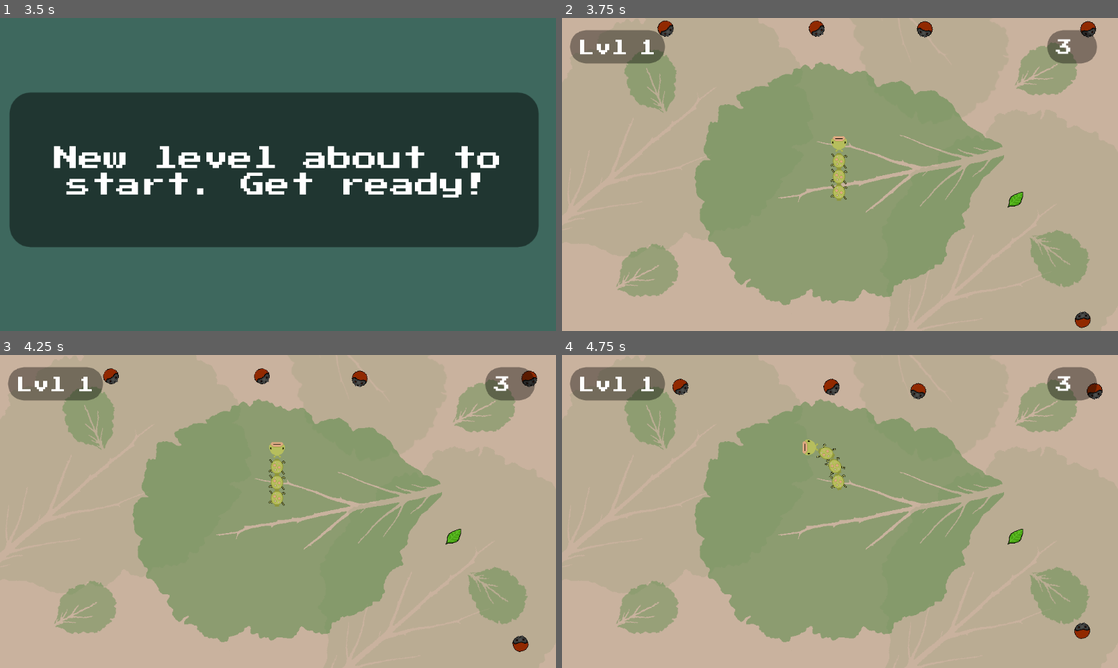
Above: before the commit, frames 1-4 (two rows, left to right).
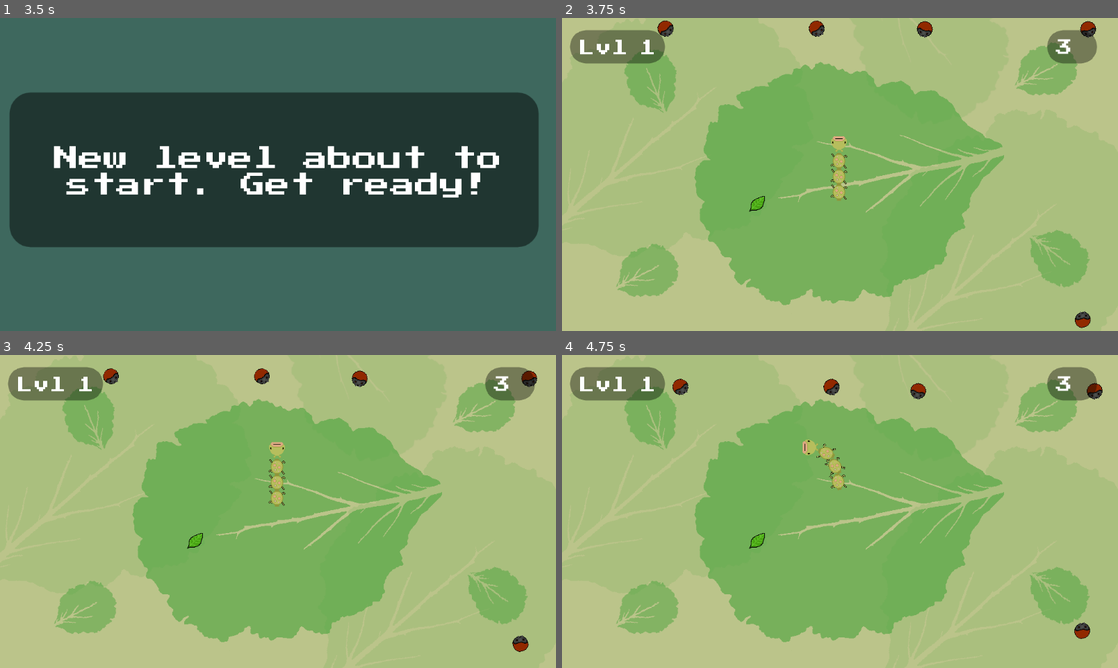
Above: after the commit, the same moments.

Repository: thatnick/grow-grow
Game: Godot game, scene res://scenes/Start.tscn
Same seed, same stepped clock (60 frames per second), same inputs: the game is played once before the commit and once after it.
Inputs:
- Up to frame 1 (3.5 s): click "PRESS HERE TO PLAY" at 0.5 s; tap Enter at 1.25, 2.75 s; hold Right (ui_right) 1.28-2.03 s; tap Space at 2 s; hold Down (ui_down) 2.03-2.78 s; hold Right (ui_right) from 2.78 s (still down)
- Up to frame 2 (3.75 s): tap Space at 3.5 s; release Right (ui_right) at 3.53 s; hold Up (ui_up) from 3.53 s (still down)
- Up to frame 3 (4.25 s): keep holding Up (ui_up)
- Up to frame 4 (4.75 s): release Up (ui_up) at 4.28 s; hold Left (ui_left) from 4.28 s (still down)

Frame 1 is identical in both runs. In frame 2, 0.2% of the frame differs, in the area x 33-83%, y 55-62%; in frame 3, 0.2%; in frame 4, 0.2%.

Commit message:
Background changes randomly

Diff:
--- /dev/null
+++ b/scenes/Background.gd
@@ -0,0 +1,8 @@
+extends Sprite
+
+onready var manager = get_node("/root/Manager")
+
+export(Array, Texture) var backgrounds
+
+func _ready():
+	texture = backgrounds[manager.rng.randi_range(0, backgrounds.size() - 1)]
--- a/scenes/Background.tscn
+++ b/scenes/Background.tscn
@@ -1,6 +1,10 @@
-[gd_scene load_steps=4 format=2]
+[gd_scene load_steps=8 format=2]
 
 [ext_resource path="res://sprites/background/Caterpillar Background_2.png" type="Texture" id=1]
+[ext_resource path="res://scenes/Background.gd" type="Script" id=2]
+[ext_resource path="res://sprites/background/Caterpillar Background_2_allgreen.png" type="Texture" id=3]
+[ext_resource path="res://sprites/background/Caterpillar Background_2_grey.png" type="Texture" id=4]
+[ext_resource path="res://sprites/background/Caterpillar Background_2_brown.png" type="Texture" id=5]
 
 [sub_resource type="RectangleShape2D" id=1]
 extents = Vector2( 568, 8 )
@@ -13,6 +17,8 @@
 texture = ExtResource( 1 )
 region_enabled = true
 region_rect = Rect2( 0, 0, 1072, 603 )
+script = ExtResource( 2 )
+backgrounds = [ ExtResource( 1 ), ExtResource( 5 ), ExtResource( 4 ), ExtResource( 3 ) ]
 
 [node name="TopBumper" type="StaticBody2D" parent="."]
 position = Vector2( 7.99994, -656 )
Binary file removed: sprites/background/Terrain_1.png
Not shown, removed: sprites/background/Terrain_1.png.import
Binary file removed: sprites/background/catepillar_bg_test.png
Not shown, removed: sprites/background/catepillar_bg_test.png.import
